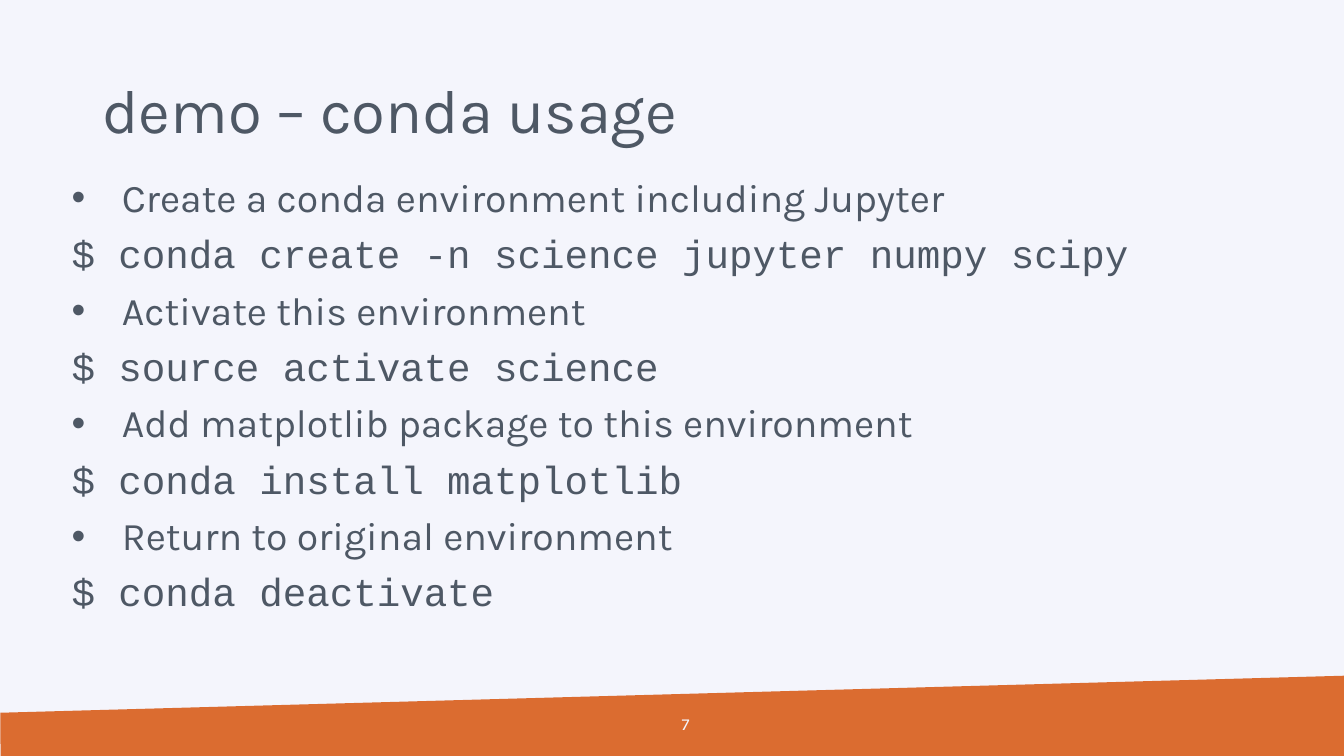
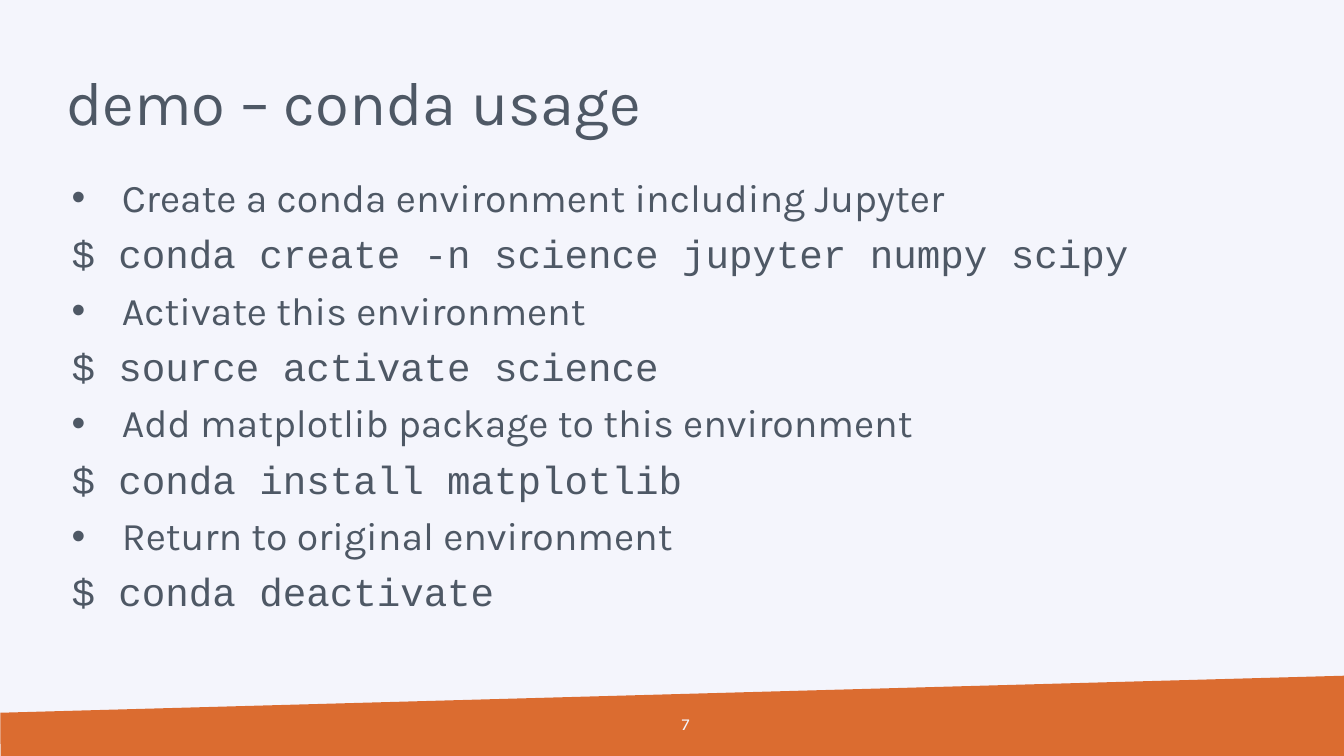
Before and after one commit to hpcleuven/HPC-intro, a slide deck: slide 7 of VSCintro-demo.pptx. Drawn at 1344x756 pixels with LibreOffice and Linux fonts; fonts in the diff are those of the drawing; background and template pictures are left out. Boxes give left, top, right and bottom in pixels: in the first picture for what was removed or moved away, otherwise in the second. Text is boxed around its words. In the diff, an @@ line names an element or a change of style, - is before the commit and + after.

Commit message:
updating demo slides to include OOD

```diff
--- a/VSCintro-demo.pptx
+++ b/VSCintro-demo.pptx
@@ title "demo – conda usage": place and size @@
-title "demo – conda usage" at [102, 91, 677, 148]
+title "demo – conda usage" at [66, 83, 641, 140]
```
Also in this commit, not shown: 5 other slides changed.
